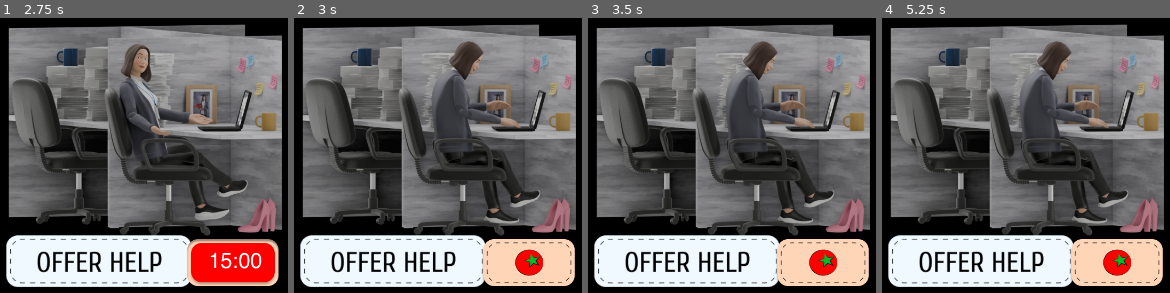
Above: before the commit, frames 1-4 (left to right).
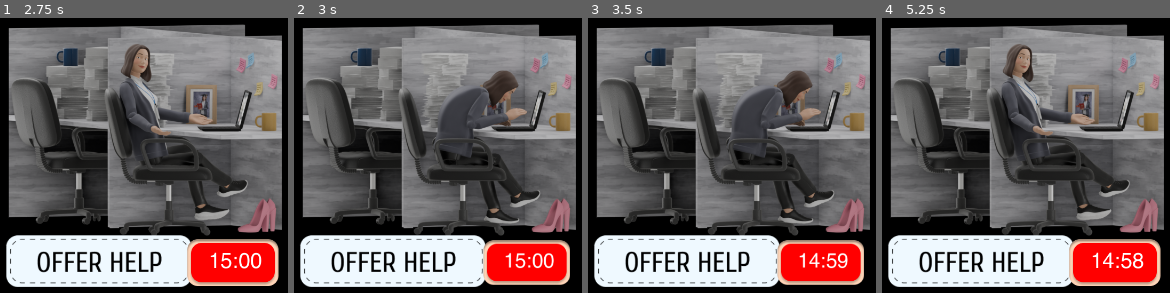
Above: after the commit, the same moments.

Repository: grkovalev/office-game
Game: Godot game, scene res://node.tscn
Two runs of this game, one before a commit and one after it. Both use one fixed random seed, a clock stepped at 60 frames per second and the inputs below.
Inputs (mouse positions are in pixels of both pictures, inside the frame that each line leads up to):
- Up to frame 1 (2.75 s): click (97, 262) at 0.5 s; click (236, 265) at 1.25 s; click "15:00" at 2 s
- Up to frame 2 (3 s): click "15:00" at 2.75 s
- Up to frame 3 (3.5 s): no input
- Up to frame 4 (5.25 s): click (1118, 265) at 3.5 s; click "14:59" at 4.25 s; click "14:59" (after the commit: "14:58") at 5 s

Frame 1 is identical in both runs. In frame 2, 9.7% of the frame differs, in the area x 47-98%, y 8-98%; in frame 3, 9.7%; in frame 4, 13%, in the area x 41-98%, y 8-98%.
Error before the commit: Invalid assignment of property or key 'visible' with value of type 'bool' on a base object of type 'null instance'. (res://AnimatedButton.gd:96)
Error after the commit: Invalid assignment of property or key 'visible' with value of type 'bool' on a base object of type 'null instance'. (res://AnimatedButton.gd:100)

Commit message:
fixed pomodorro button behaviour

Diff:
--- a/AnimatedButton.gd
+++ b/AnimatedButton.gd
@@ -3,9 +3,9 @@
 @export var hover_scale := Vector2(1.1, 1.1)
 @export var pressed_scale := Vector2(0.95, 0.95)
 @export var tween_time := 0.15
-@export var cooldown_seconds := 900  # 15 minutes
+@export var cooldown_seconds := 900
 @export var cooldown_texture: Texture2D
-@export var anim_sprite: AnimatedSprite2D  # assign in Inspector
+@export var anim_sprite: AnimatedSprite2D
 
 @onready var label: Label = $Label
 
@@ -17,7 +17,6 @@
 var _accumulator := 0.0
 
 func _process(delta):
-	# Timer countdown
 	if timer_running and not timer_paused:
 		_accumulator += delta
 		if _accumulator >= 1.0:
@@ -26,7 +25,6 @@
 			if time_left <= 0:
 				reset_button()
 			update_label()
-	# Update animation each frame
 	update_animation_state()
 
 func _ready() -> void:
@@ -71,25 +69,31 @@
 	else:
 		animate_to(hover_scale)
 
-	handle_timer_click()
+func handle_right_click():
+	if timer_running and timer_paused:
+		reset_button()
 
-# ------------------------
-# Timer / cooldown logic
-# ------------------------
-func handle_timer_click():
+func _gui_input(event: InputEvent) -> void:
+	if event is InputEventMouseButton and event.pressed:
+		if event.button_index == MouseButton.MOUSE_BUTTON_LEFT:
+			handle_left_click()
+		elif event.button_index == MouseButton.MOUSE_BUTTON_RIGHT:
+			handle_right_click()
+
+func handle_left_click():
 	if not timer_running:
 		start_cooldown()
 	elif timer_running and not timer_paused:
 		timer_paused = true
 	elif timer_running and timer_paused:
-		reset_button()
+		timer_paused = false
+
 
 func start_cooldown():
 	timer_running = true
 	timer_paused = false
 	time_left = cooldown_seconds
 
-	# Swap texture
 	if cooldown_texture:
 		texture_normal = cooldown_texture
 
@@ -113,9 +117,7 @@
 	var seconds := time_left % 60
 	label.text = "%02d:%02d" % [minutes, seconds]
 
-# ------------------------
-# External AnimatedSprite2D control
-# ------------------------
+
 func update_animation_state():
 	if not anim_sprite:
 		return
